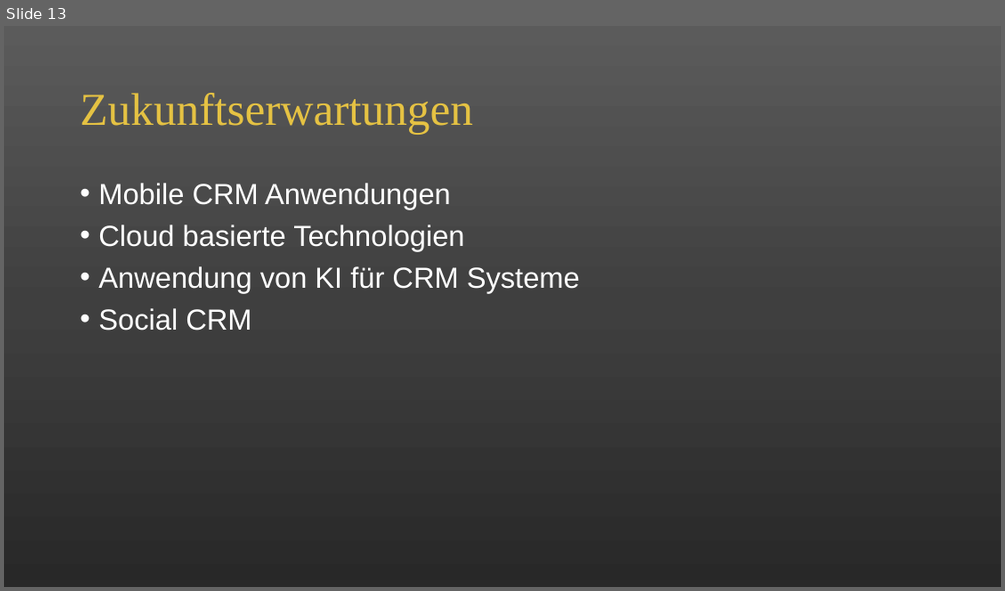
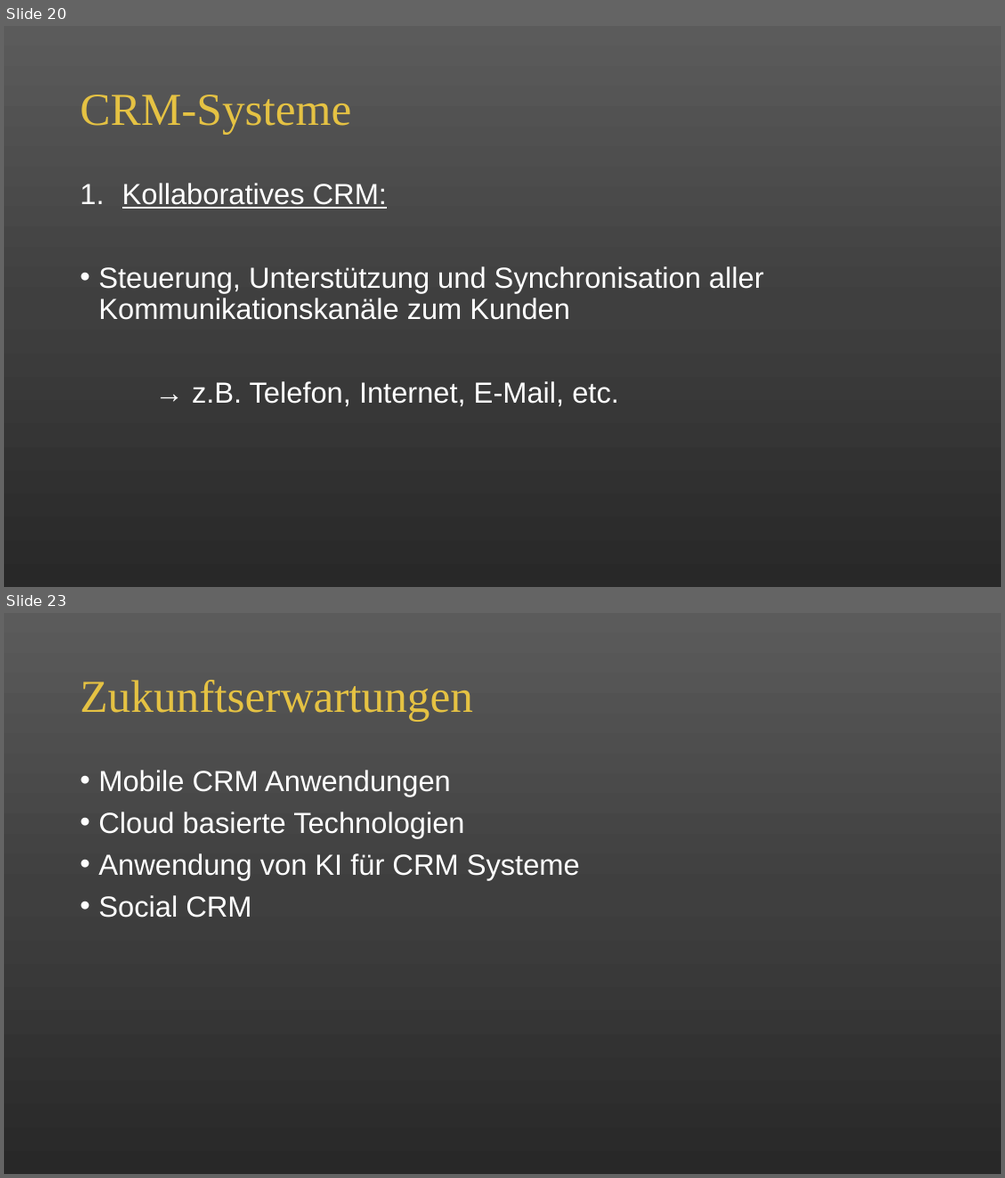
Before and after one commit to alicapr/CRM, a slide deck: CRM.pptx. Shown one above the other, each under a label of ours: slide 13 before the commit, slides 20 and 23 after it; the slides between them are not shown. The pictures are 1005x591 and 1005x1178 pixels, drawn with LibreOffice and Linux fonts; fonts in the diff are those of the drawing. Boxes give left, top, right and bottom in pixels: in the first picture for what was removed or moved away, otherwise in the second. Text is boxed around its words. In the diff, an @@ line names an element or a change of style, - is before the commit and + after.

```diff
--- a/CRM.pptx
+++ b/CRM.pptx
@@ slide 20 added at (4, 26, 1001, 587), background gradient #5B5B5B to #404040 to #292929 @@
@@ title added at (80, 95, 351, 134), 44 pt, text #E5C243 @@
+CRM-Systeme
@@ text added at (98, 183, 764, 406), 28 pt, text #FFFFFF @@
+1. Kollaboratives CRM:
+• Steuerung, Unterstützung und Synchronisation aller Kommunikationskanäle zum Kunden
+→ z.B. Telefon, Internet, E-Mail, etc.
@@ what was slide 13 is now slide 23 @@
```
Also in this commit, not shown: 10 other slides added, 1 slide removed.
